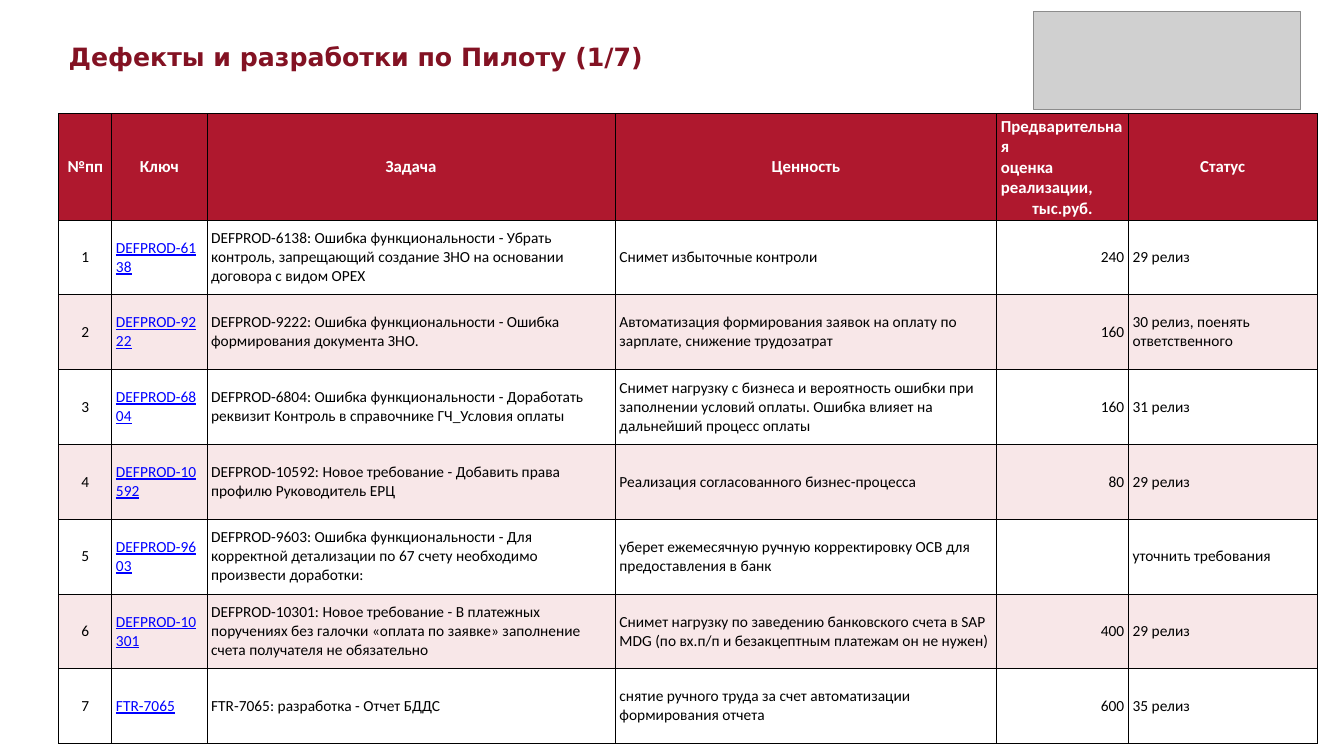
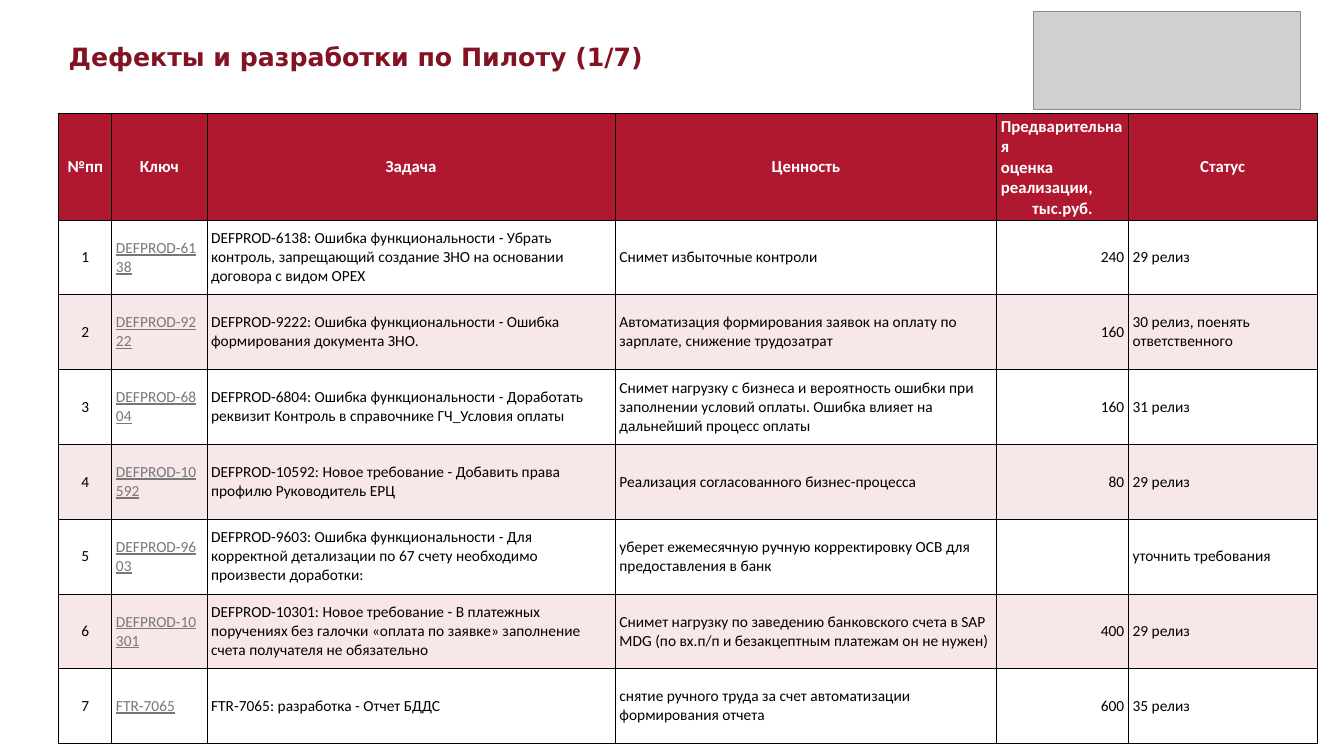
Before and after one commit to sokrat-in-me/pptx, a slide deck: slide 1 of Дефекты_и_разработки_по_Пилоту.pptx. Drawn at 1344x756 pixels with LibreOffice and Linux fonts; fonts in the diff are those of the drawing; grey boxes stand for pictures. Boxes give left, top, right and bottom in pixels: in the first picture for what was removed or moved away, otherwise in the second. Text is boxed around its words. In the diff, an @@ line names an element or a change of style, - is before the commit and + after.

```diff
--- a/Дефекты_и_разработки_по_Пилоту.pptx
+++ b/Дефекты_и_разработки_по_Пилоту.pptx
@@ table at bbox=[58, 114, 1318, 727] @@
@@ text colour #0000FF to #77777A in "DEFPROD-6138", "DEFPROD-9222", "DEFPROD-6804", "DEFPROD-10592" and 3 more places @@
```
Also in this commit, not shown: 6 other slides changed, 1 other file.
